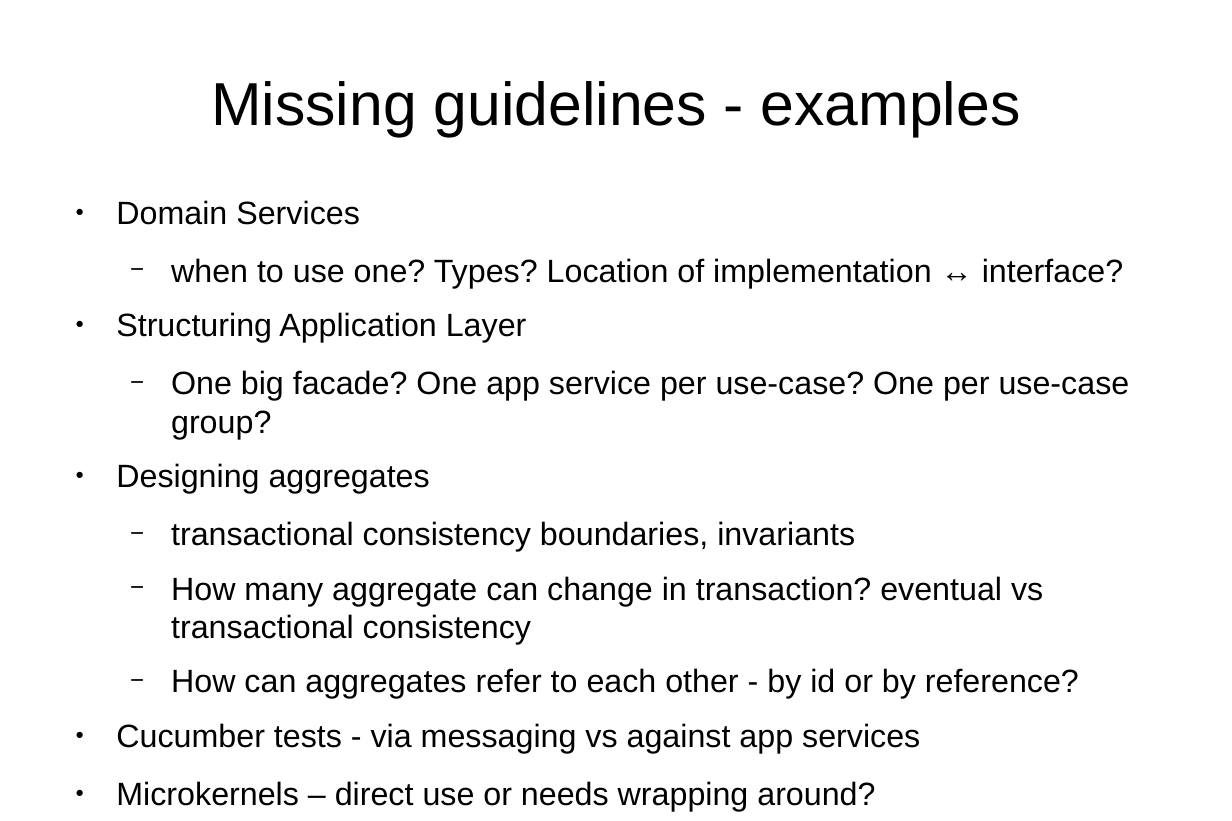
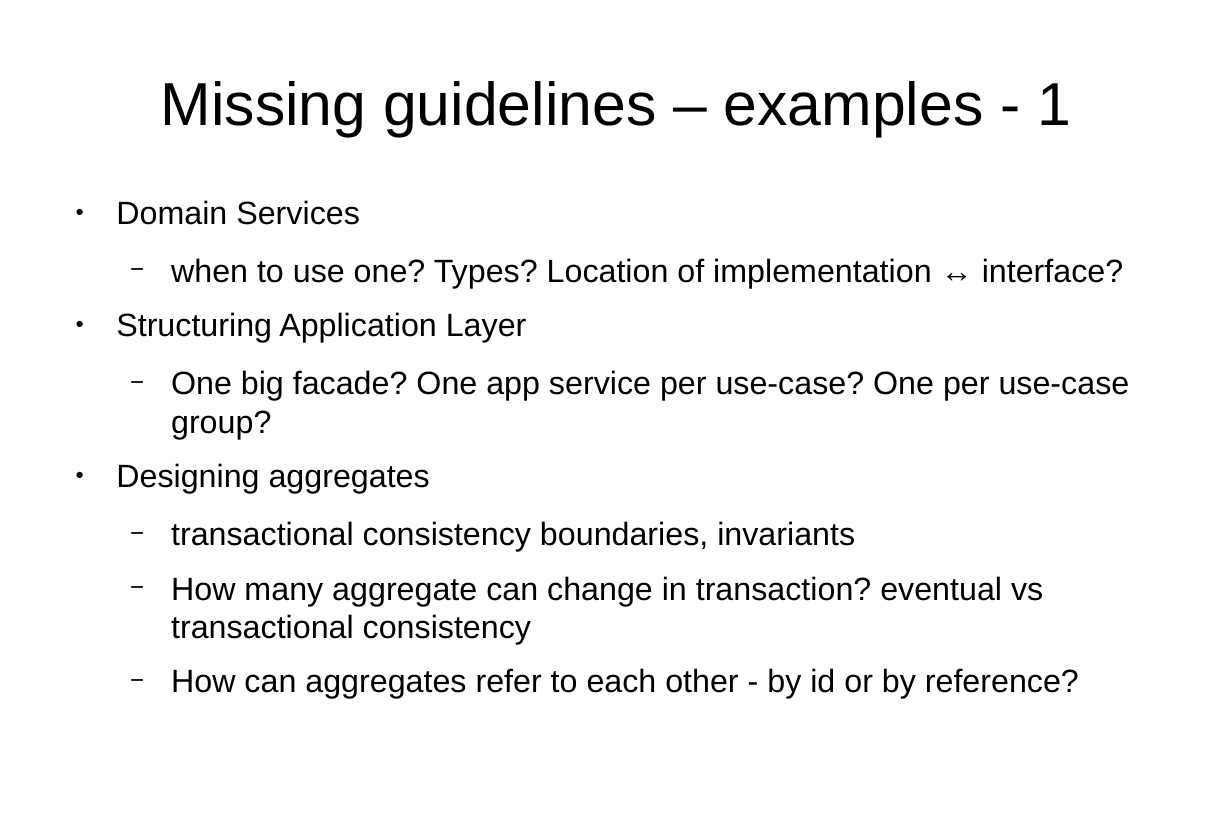
Before and after one commit to matemagyari/principle, a slide deck: slide 14 of DDDInPoker.odp (slide 11 before the commit). Drawn at 1232x821 pixels with LibreOffice and Linux fonts; fonts in the diff are those of the drawing. Boxes give left, top, right and bottom in pixels: in the first picture for what was removed or moved away, otherwise in the second. Text is boxed around its words. In the diff, an @@ line names an element or a change of style, - is before the commit and + after.

Commit message:
update

```diff
--- a/DDDInPoker.odp
+++ b/DDDInPoker.odp
@@ title at (x1=161, y1=81, x2=1071, y2=137): text changed @@
-Missing guidelines - examples
+Missing guidelines – examples - 1
@@ text at (x1=116, y1=723, x2=920, y2=811): paragraphs removed @@
-● Cucumber tests - via messaging vs against app services
-● Microkernels – direct use or needs wrapping around?
```
Also in this commit, not shown: 4 other slides changed, 6 slides added.
